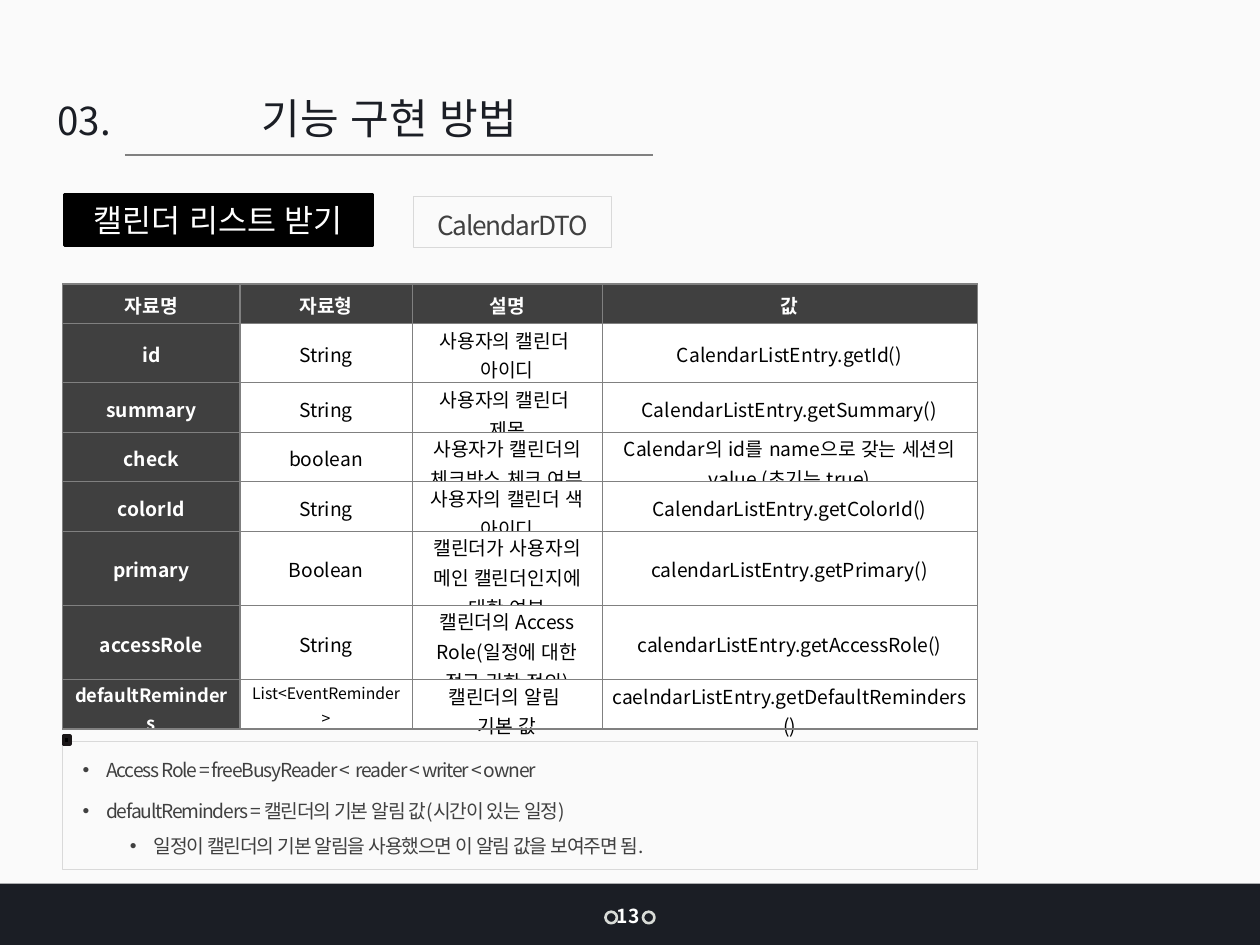
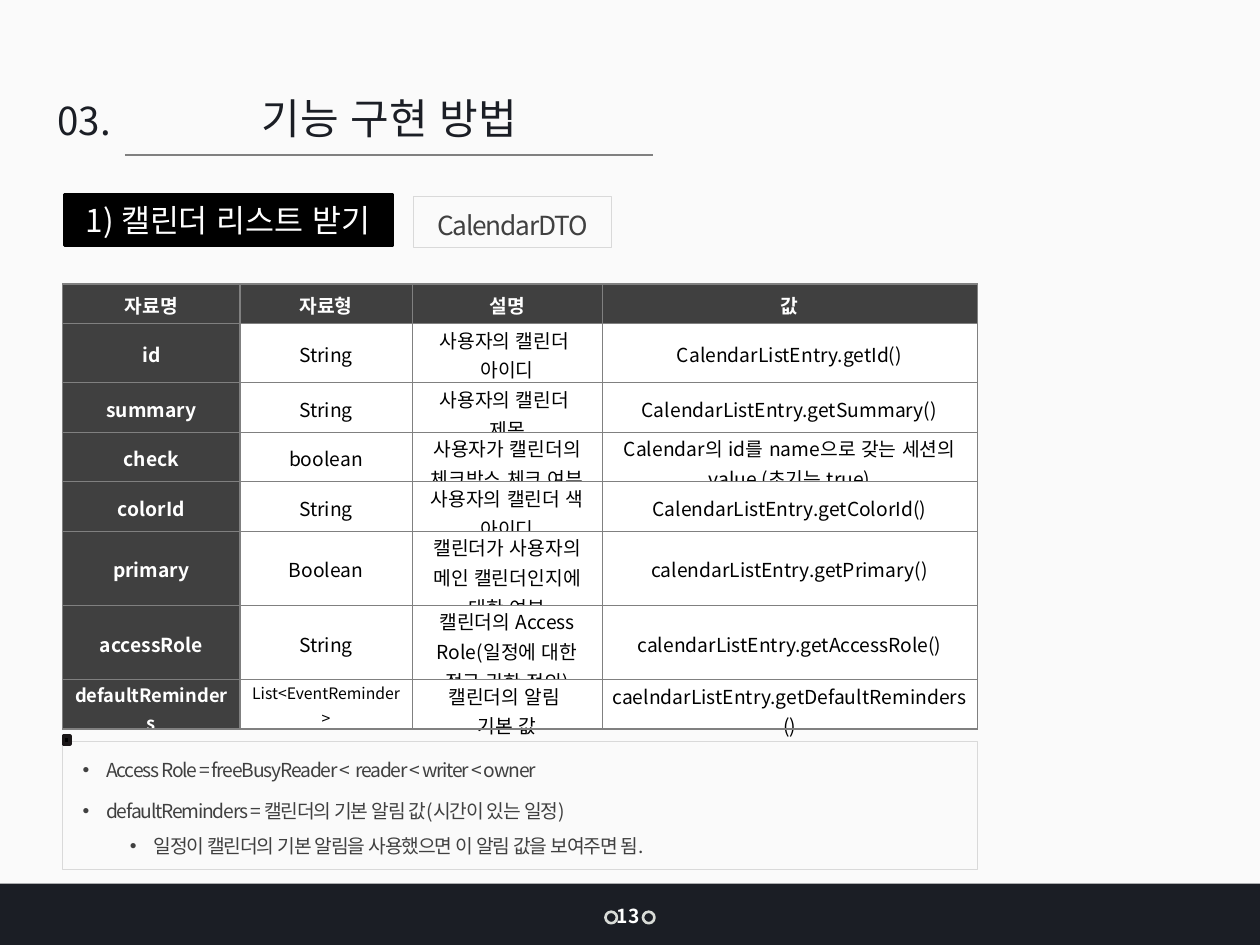
Before and after one commit to jangys/calendarProjectDocument, a slide deck: slide 14 of 인턴 최종 발표_장연수.pptx (slide 12 before the commit). Drawn at 1260x945 pixels with LibreOffice and Linux fonts; fonts in the diff are those of the drawing. Boxes give left, top, right and bottom in pixels: in the first picture for what was removed or moved away, otherwise in the second. Text is boxed around its words. In the diff, an @@ line names an element or a change of style, - is before the commit and + after.

```diff
--- a/인턴 최종 발표_장연수.pptx
+++ b/인턴 최종 발표_장연수.pptx
@@ rectangle "1) 캘린더 리스트 받기": place and size @@
-rectangle "1) 캘린더 리스트 받기" at bbox=[64, 195, 372, 246]
+rectangle "1) 캘린더 리스트 받기" at bbox=[64, 195, 392, 246]
@@ text in rectangle at bbox=[86, 206, 371, 238]: text changed @@
-캘린더 리스트 받기
+1) 캘린더 리스트 받기
```
Also in this commit, not shown: 33 other slides changed, 2 slides added, 3 other files.
